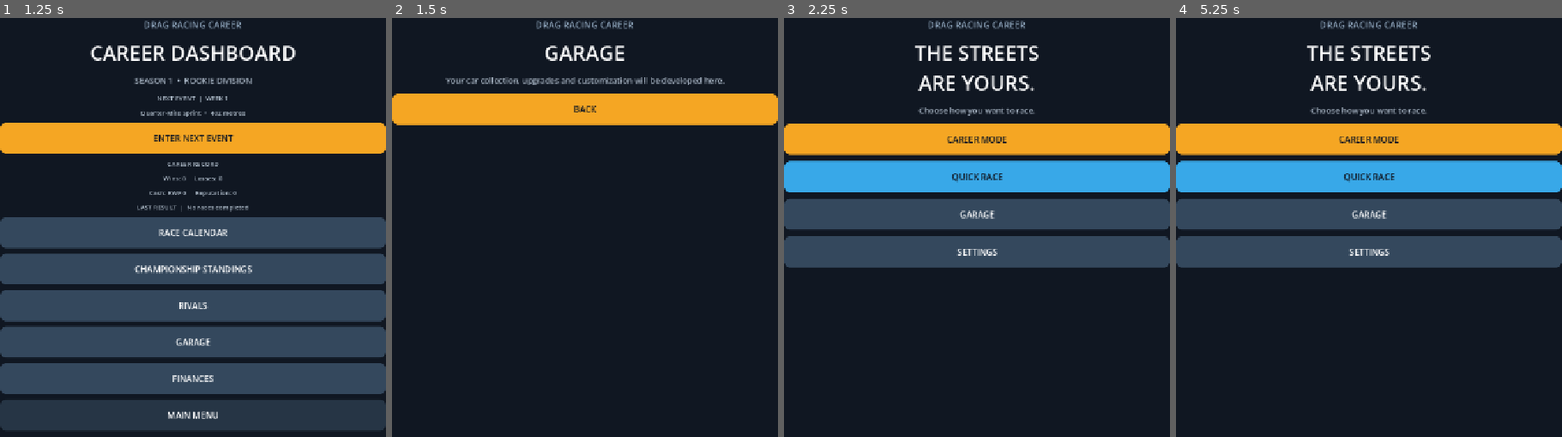
Above: before the commit, frames 1-4 (left to right).
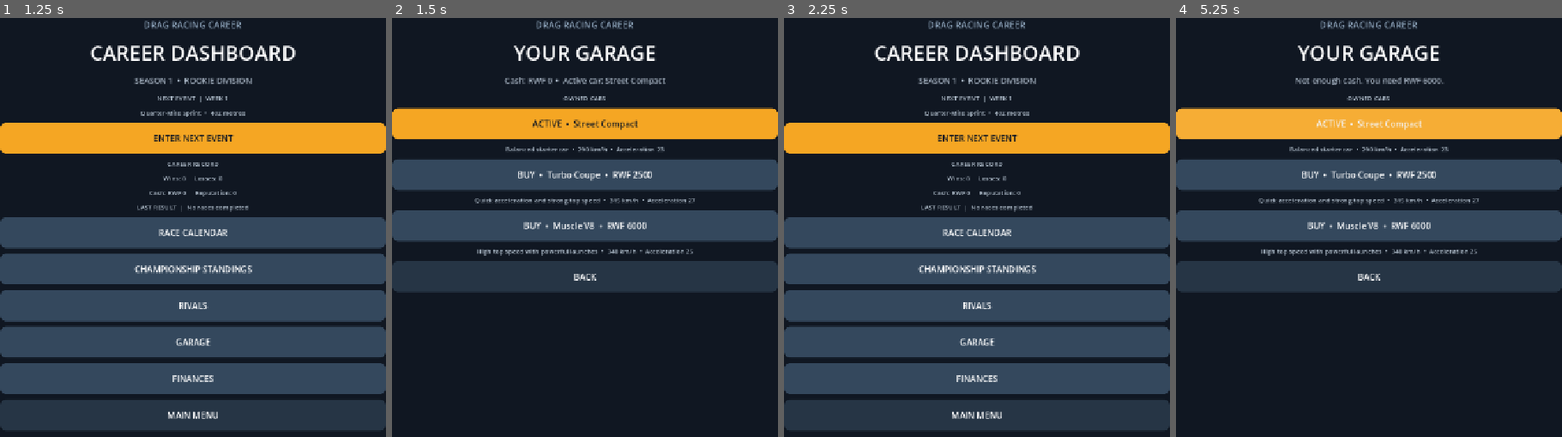
Above: after the commit, the same moments.

Repository: gleeshyyy/-Drag-Racing-Career
Game: Godot game, scene res://main.tscn
The game is run twice, just before and just after one commit, with the same random seed, the same clock (stepped at 60 frames per second) and the same inputs.
Inputs (mouse positions are in pixels of both pictures, inside the frame that each line leads up to):
- Up to frame 1 (1.25 s): click "CAREER MODE" at 0.5 s
- Up to frame 2 (1.5 s): click "GARAGE" at 1.25 s
- Up to frame 3 (2.25 s): click "BACK" at 2 s
- Up to frame 4 (5.25 s): click "GARAGE" at 2.75 s; click (1369, 173) at 3.5 s, where only the run after the commit has a clickable "BUY • Turbo Coupe • RWF 2500"; click (1369, 227) at 4.25 s, where only the run after the commit has a clickable "BUY • Muscle V8 • RWF 6000"; click (1369, 122) at 5 s, where only the run after the commit has a clickable "ACTIVE • Street Compact"

Frame 1 is identical in both runs. In frame 2, 32% of the frame differs, in the area x 0-100%, y 6-66%; in frame 3, 51%, in the area x 0-100%, y 6-99%; in frame 4, 33%.

Commit message:
Add functional garage with car purchases and saved selection

Diff:
--- a/main.gd
+++ b/main.gd
@@ -55,6 +55,11 @@
 var career_cash := 0
 var career_reputation := 0
 var last_result := "No races completed"
+var owned_cars: Array = ["Street Compact"]
+var active_car := "Street Compact"
+var car_max_speed := 290.0
+var car_acceleration := 23.0
+var garage_return_to_career := false
 var rival_name := "Darius Cole"
 var rival_names := ["Darius Cole", "Maya Brooks", "Jaxon Reed", "Andre Silva"]
 
@@ -85,7 +90,7 @@
 	shift_cooldown = maxf(0.0, shift_cooldown - delta)
 	if throttle_down:
 		var gear_factor := 1.0 + float(gear - 1) * 0.025
-		player_speed = minf(MAX_SPEED * gear_factor, player_speed + ACCELERATION * gear_factor * delta)
+		player_speed = minf(car_max_speed * gear_factor, player_speed + car_acceleration * gear_factor * delta)
 		rpm = minf(7600.0, rpm + 3900.0 * delta)
 	else:
 		player_speed = maxf(0.0, player_speed - 4.0 * delta)
@@ -145,7 +150,10 @@
 	menu_panel.add_child(quick_button)
 	var garage_button := _make_button("GARAGE", Color("#34485d"))
 	garage_button.add_theme_color_override("font_color", Color.WHITE)
-	garage_button.pressed.connect(func(): _show_info_page("GARAGE", "Your car collection will live here. Buy, sell, upgrade and customize your cars."))
+	garage_button.pressed.connect(func():
+		garage_return_to_career = false
+		_show_garage()
+	)
 	menu_panel.add_child(garage_button)
 	var settings_button := _make_button("SETTINGS", Color("#34485d"))
 	settings_button.add_theme_color_override("font_color", Color.WHITE)
@@ -269,7 +277,10 @@
 	section_panel.add_child(rivals_button)
 	var garage_button := _make_button("GARAGE", Color("#34485d"))
 	garage_button.add_theme_color_override("font_color", Color.WHITE)
-	garage_button.pressed.connect(func(): _show_info_page("GARAGE", "Your car collection, upgrades and customization will be developed here."))
+	garage_button.pressed.connect(func():
+		garage_return_to_career = true
+		_show_garage()
+	)
 	section_panel.add_child(garage_button)
 	var finances_button := _make_button("FINANCES", Color("#34485d"))
 	finances_button.add_theme_color_override("font_color", Color.WHITE)
@@ -279,6 +290,81 @@
 	back_button.add_theme_color_override("font_color", Color.WHITE)
 	back_button.pressed.connect(_show_menu)
 	section_panel.add_child(back_button)
+
+func _car_catalog() -> Array:
+	return [
+		{"name": "Street Compact", "price": 0, "speed": 290.0, "acceleration": 23.0, "description": "Balanced starter car"},
+		{"name": "Turbo Coupe", "price": 2500, "speed": 315.0, "acceleration": 27.0, "description": "Quick acceleration and strong top speed"},
+		{"name": "Muscle V8", "price": 6000, "speed": 340.0, "acceleration": 25.0, "description": "High top speed with powerful launches"}
+	]
+
+func _apply_active_car() -> void:
+	for car in _car_catalog():
+		if str(car["name"]) == active_car:
+			car_max_speed = float(car["speed"])
+			car_acceleration = float(car["acceleration"])
+			return
+	active_car = "Street Compact"
+	car_max_speed = 290.0
+	car_acceleration = 23.0
+
+func _show_garage() -> void:
+	menu_panel.hide()
+	race_panel.hide()
+	section_panel.show()
+	title_label.text = "YOUR GARAGE"
+	status_label.text = "Cash: RWF %s  •  Active car: %s" % [str(career_cash), active_car]
+	_clear_section()
+	_add_section_label("OWNED CARS")
+	for car in _car_catalog():
+		var car_name := str(car["name"])
+		var is_owned := owned_cars.has(car_name)
+		var is_active := active_car == car_name
+		var caption := ""
+		if is_active:
+			caption = "ACTIVE  •  " + car_name
+		elif is_owned:
+			caption = "SELECT  •  " + car_name
+		else:
+			caption = "BUY  •  %s  •  RWF %s" % [car_name, str(car["price"])]
+		var car_button := _make_button(caption, Color("#f5a623") if is_active else Color("#34485d"))
+		if not is_active:
+			car_button.add_theme_color_override("font_color", Color.WHITE)
+			if is_owned:
+				car_button.pressed.connect(_select_car.bind(car_name))
+			else:
+				car_button.pressed.connect(_buy_car.bind(car_name))
+		section_panel.add_child(car_button)
+		_add_section_label("%s  •  %d km/h  •  Acceleration %d" % [str(car["description"]), int(car["speed"]), int(car["acceleration"])])
+	var back_button := _make_button("BACK", Color("#263545"))
+	back_button.add_theme_color_override("font_color", Color.WHITE)
+	if garage_return_to_career:
+		back_button.pressed.connect(_show_career_dashboard)
+	else:
+		back_button.pressed.connect(_show_menu)
+	section_panel.add_child(back_button)
+
+func _buy_car(car_name: String) -> void:
+	for car in _car_catalog():
+		if str(car["name"]) == car_name and not owned_cars.has(car_name):
+			var price := int(car["price"])
+			if career_cash < price:
+				status_label.text = "Not enough cash. You need RWF %s." % str(price - career_cash)
+				return
+			career_cash -= price
+			owned_cars.append(car_name)
+			active_car = car_name
+			_apply_active_car()
+			_save_career()
+			_show_garage()
+			return
+
+func _select_car(car_name: String) -> void:
+	if owned_cars.has(car_name):
+		active_car = car_name
+		_apply_active_car()
+		_save_career()
+		_show_garage()
 
 func _show_calendar() -> void:
 	_show_subpage("RACE CALENDAR", "WEEK 1  •  ROOKIE DIVISION\n\n1. Quarter-Mile Sprint — 402 m\n2. Street Sprint — coming soon\n3. Circuit Challenge — coming soon", "BACK TO CAREER")
@@ -405,6 +491,13 @@
 	career_cash = int(save.get_value("career", "cash", 0))
 	career_reputation = int(save.get_value("career", "reputation", 0))
 	last_result = str(save.get_value("career", "last_result", "No races completed"))
+	owned_cars = save.get_value("garage", "owned_cars", ["Street Compact"])
+	active_car = str(save.get_value("garage", "active_car", "Street Compact"))
+	if not owned_cars.has("Street Compact"):
+		owned_cars.append("Street Compact")
+	if not owned_cars.has(active_car):
+		active_car = "Street Compact"
+	_apply_active_car()
 
 func _save_career() -> void:
 	var save := ConfigFile.new()
@@ -413,6 +506,8 @@
 	save.set_value("career", "cash", career_cash)
 	save.set_value("career", "reputation", career_reputation)
 	save.set_value("career", "last_result", last_result)
+	save.set_value("garage", "owned_cars", owned_cars)
+	save.set_value("garage", "active_car", active_car)
 	var error := save.save("user://career_save.cfg")
 	if error != OK:
 		push_warning("Could not save career progress.")
